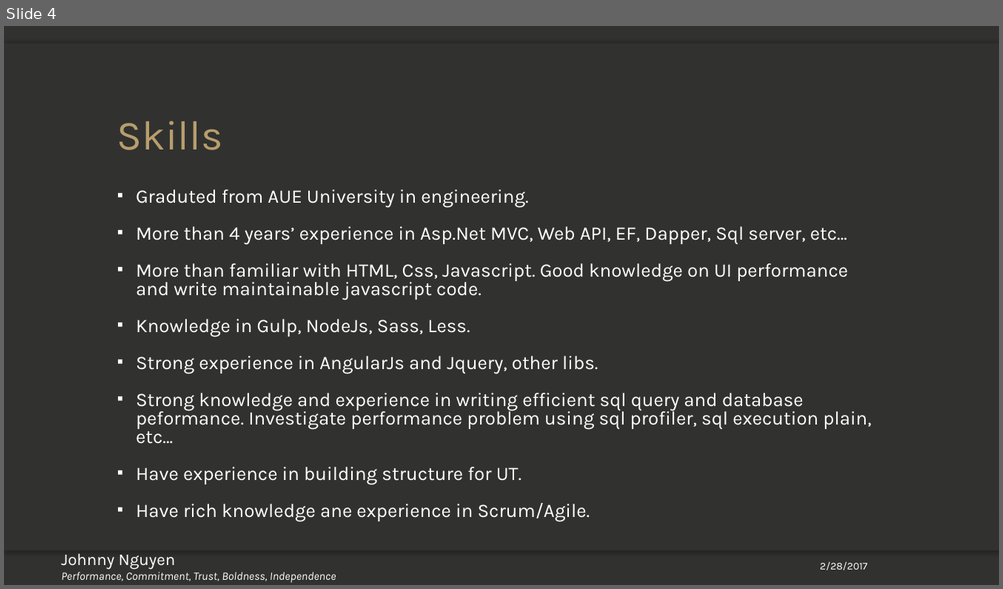
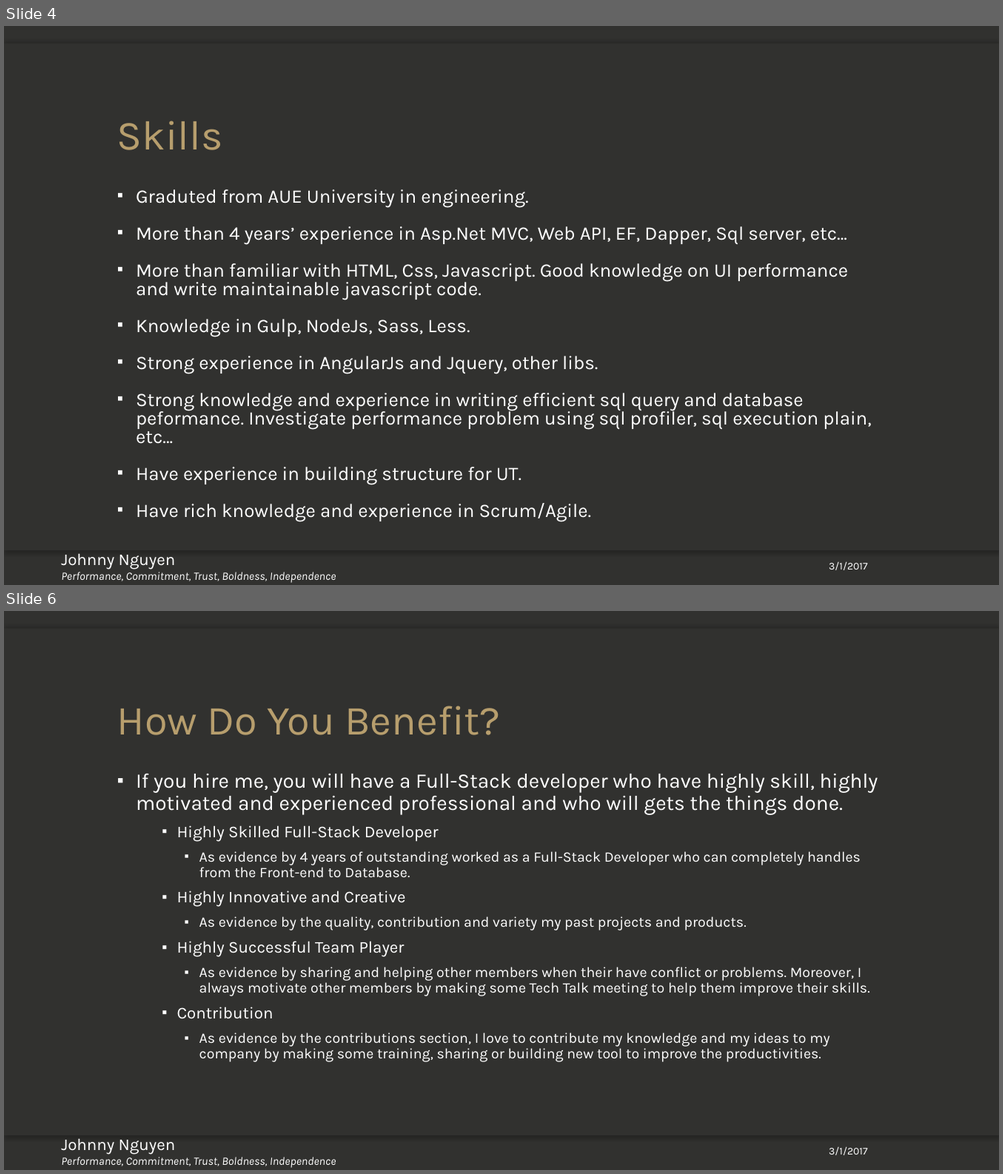
Before and after one commit to johnnynguyen2104/Algorithm_MindMap, a slide deck: Why Hire Me.pptx. Shown one above the other, each under a label of ours: slide 4 before the commit, slides 4 and 6 after it; the slides between them are not shown. The pictures are 1003x589 and 1003x1174 pixels, drawn with LibreOffice and Linux fonts; fonts in the diff are those of the drawing; background and template pictures are left out. Boxes give left, top, right and bottom in pixels: in the first picture for what was removed or moved away, otherwise in the second. Text is boxed around its words. In the diff, an @@ line names an element or a change of style, - is before the commit and + after.

```diff
--- a/Why Hire Me.pptx
+++ b/Why Hire Me.pptx
@@ slide 6 added at (4, 611, 999, 1170), background picture (left out); not listed: 3 template elements that a slide beside it also shows @@
@@ title added at (117, 706, 501, 735), 40 pt, text #B79E6D @@
+How Do You Benefit?
@@ text added at (136, 773, 878, 1062), 14 pt, text #FFFFFF @@
+▪ If you hire me, you will have a Full-Stack developer who have highly skill, highly motivated and experienced professional and who will gets the things done.
+    ▪ Highly Skilled Full-Stack Developer
+      ▪ As evidence by 4 years of outstanding worked as a Full-Stack Developer who can completely handles from the Front-end to Database.
+    ▪ Highly Innovative and Creative
+      ▪ As evidence by the quality, contribution and variety my past projects and products.
+    ▪ Highly Successful Team Player
+      ▪ As evidence by sharing and helping other members when their have conflict or problems. Moreover, I always motivate other members by making some Tech Talk meeting to help them improve their skills.
+    ▪ Contribution
+      ▪ As evidence by the contributions section, I love to contribute my knowledge and my ideas to my company by making some training, sharing or building new tool to improve the productivities.
@@ text added at (61, 1139, 336, 1168), 11 pt, text #FFFFFF, italic @@
+Johnny Nguyen
+Performance, Commitment, Trust, Boldness, Independence
@@ text added at (828, 1147, 867, 1156), 10 pt, text #FFFFFF @@
+3/1/2017
@@ slide 4 changed as well @@
@@ text at (136, 503, 592, 523): text changed @@
-▪ Have rich knowledge ane experience in Scrum/Agile.
+▪ Have rich knowledge and experience in Scrum/Agile.
@@ text at (828, 562, 867, 571): text changed @@
-2/28/2017
+3/1/2017
```
Also in this commit, not shown: 3 other slides changed, 2 other slides added.
